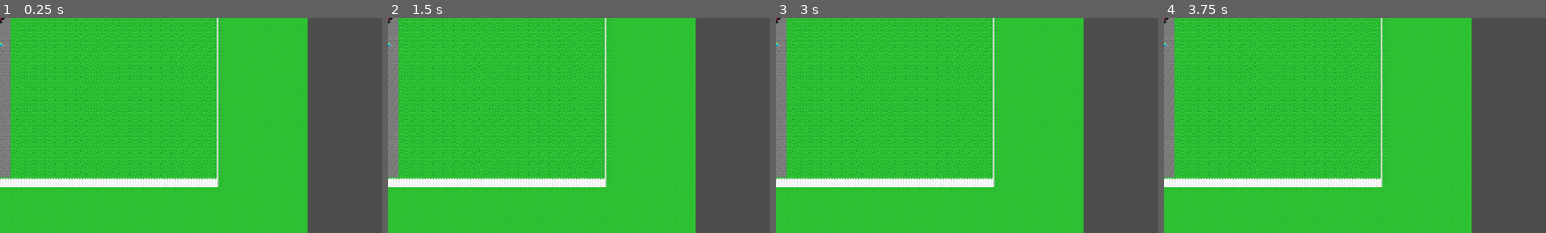
Above: before the commit, frames 1-4 (left to right).
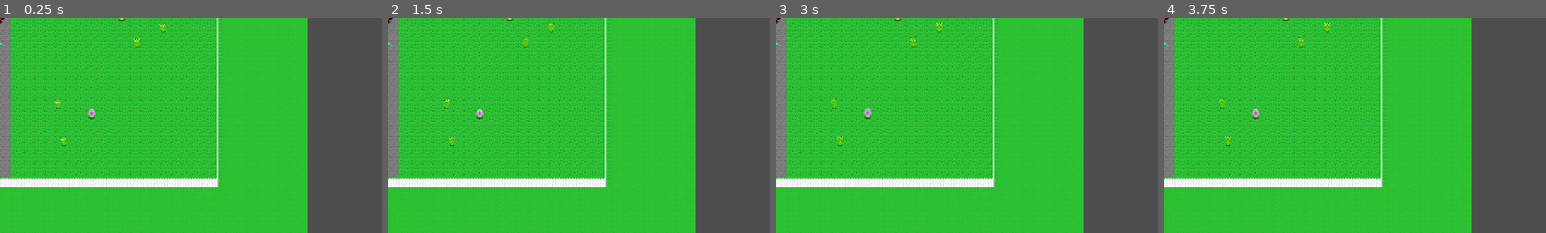
Above: after the commit, the same moments.

Repository: Birb-Games/the-legend-of-the-lawns
Game: Godot game, scene res://scenes/lawns/basic_lawn.tscn
Same seed, same stepped clock (60 frames per second), same inputs: the game is played once before the commit and once after it. This scene is started directly instead of the project's main scene.
Inputs (mouse positions are % of the whole screen's width and height, from its top left):
- Up to frame 1 (0.25 s): no input
- Up to frame 2 (1.5 s): move the mouse to (72, 45) at 0.52 s; hold D (move_right) 0.53-1.28 s; hold Space (interact) 0.53-1.28 s; move the mouse to (30, 55) at 1.27 s; hold S (move_down) from 1.28 s (still down); click (30, 55) at 1.35 s
- Up to frame 3 (3 s): tap Enter at 2 s; move the mouse to (60, 28) at 2.02 s; release S (move_down) at 2.03 s; hold D (move_right) 2.03-2.78 s; hold Space (interact) 2.03-2.78 s; move the mouse to (45, 70) at 2.77 s; hold W (move_up) from 2.78 s (still down); click (45, 70) at 2.85 s
- Up to frame 4 (3.75 s): tap Enter at 3.5 s; move the mouse to (80, 65) at 3.52 s; release W (move_up) at 3.53 s; hold A (move_left) from 3.53 s (still down); hold Space (interact) from 3.53 s (still down)
The pictures show only the part of the screen within x 0-50%, y 0-50%; the shares and areas given below are measured in that part.

The runs differ from the first frame. In frame 1, 0.3% of the frame differs, in the area x 14-44%, y 0-60%; in frame 2, 0.3%; in frame 3, 0.3%; in frame 4, 0.3%.

Commit message:
added enemy spawners

Diff:
--- /dev/null
+++ b/scenes/enemies/enemyspawner.tscn
@@ -0,0 +1,19 @@
+[gd_scene load_steps=6 format=3 uid="uid://bxgj76gitliya"]
+
+[ext_resource type="Script" uid="uid://dkr8c4yfj3ywc" path="res://scripts/enemies/enemyspawner.gd" id="1_27y88"]
+[ext_resource type="PackedScene" uid="uid://bhnk8apyedtit" path="res://scenes/enemies/weed.tscn" id="2_6fcck"]
+[ext_resource type="PackedScene" uid="uid://fqhlxrgabgqv" path="res://scenes/enemies/thornweed.tscn" id="3_2meu0"]
+[ext_resource type="PackedScene" uid="uid://bfrhyuagid5eh" path="res://scenes/enemies/mushroom.tscn" id="4_84gii"]
+
+[sub_resource type="CircleShape2D" id="CircleShape2D_6fcck"]
+radius = 80.0
+
+[node name="Enemyspawner" type="Node2D"]
+script = ExtResource("1_27y88")
+enemies = [ExtResource("2_6fcck"), ExtResource("3_2meu0"), ExtResource("4_84gii")]
+
+[node name="Area2D" type="Area2D" parent="."]
+editor_description = "Does nothing, only for editor use - shows the maximum points at which enemies can be spawned so as to avoid having enemies being spawned in strange places."
+
+[node name="CollisionShape2D" type="CollisionShape2D" parent="Area2D"]
+shape = SubResource("CircleShape2D_6fcck")
--- a/scenes/enemies/mushroom.tscn
+++ b/scenes/enemies/mushroom.tscn
@@ -136,7 +136,7 @@
 
 [node name="Shadow" type="Sprite2D" parent="."]
 position = Vector2(0, 9.33333)
-scale = Vector2(0.416667, 0.371795)
+scale = Vector2(0.416667, 0.410256)
 texture = ExtResource("1_uk2no")
 
 [node name="AnimatedSprite2D" type="AnimatedSprite2D" parent="."]
--- a/scenes/lawns/basic_lawn.tscn
+++ b/scenes/lawns/basic_lawn.tscn
@@ -1,6 +1,7 @@
-[gd_scene load_steps=2 format=4 uid="uid://cd2hhn1vl0cq4"]
+[gd_scene load_steps=3 format=4 uid="uid://cd2hhn1vl0cq4"]
 
 [ext_resource type="PackedScene" uid="uid://dxpn5t34f6wkw" path="res://scenes/lawns/lawn.tscn" id="1_c02vb"]
+[ext_resource type="PackedScene" uid="uid://bxgj76gitliya" path="res://scenes/enemies/enemyspawner.tscn" id="2_x1smj"]
 
 [node name="Lawn" instance=ExtResource("1_c02vb")]
 
@@ -15,3 +16,25 @@
 
 [node name="WaterGun" parent="." index="3"]
 position = Vector2(0, 42)
+
+[node name="Enemyspawner" parent="Spawners" index="0" instance=ExtResource("2_x1smj")]
+position = Vector2(-199, -112)
+
+[node name="Enemyspawner2" parent="Spawners" index="1" instance=ExtResource("2_x1smj")]
+position = Vector2(106, -152)
+spawn_count = 1
+
+[node name="Enemyspawner3" parent="Spawners" index="2" instance=ExtResource("2_x1smj")]
+position = Vector2(107, 150)
+
+[node name="Enemyspawner4" parent="Spawners" index="3" instance=ExtResource("2_x1smj")]
+position = Vector2(219, -5)
+spawn_count = 5
+
+[node name="Enemyspawner5" parent="Spawners" index="4" instance=ExtResource("2_x1smj")]
+position = Vector2(-207, 119)
+spawn_count = 1
+
+[node name="Enemyspawner6" parent="Spawners" index="5" instance=ExtResource("2_x1smj")]
+position = Vector2(-162, 144)
+spawn_count = 1
--- a/scenes/lawns/lawn.tscn
+++ b/scenes/lawns/lawn.tscn
@@ -23,3 +23,5 @@
 
 [node name="WaterGun" parent="." instance=ExtResource("4_p5gcc")]
 position = Vector2(1.66893e-06, -24)
+
+[node name="Spawners" type="Node2D" parent="."]
--- /dev/null
+++ b/scripts/enemies/enemyspawner.gd
@@ -0,0 +1,114 @@
+extends Node2D
+
+@export var enemies: Array[PackedScene]
+@export var difficulty: int = 0
+@export var enemy_probability: float = 1.0
+# Set this to 0 if you want a random number of enemies
+# This should probably be a value <= 7
+@export var spawn_count: int = 0
+
+# Weights of enemy counts
+func get_enemy_count() -> int:
+	var counts = []
+	match difficulty:
+		0:
+			counts = [ 3, 1, 1 ]
+		1:
+			counts = [ 3, 3, 1 ]
+		2:
+			counts = [ 5, 3, 1 ]
+		3:
+			counts = [ 5, 3, 3, 3 ]
+		4:
+			counts = [ 5, 3 ]
+		5:
+			counts = [ 5, 5, 3 ]
+		6:
+			counts = [ 7, 5, 3 ]
+		_:
+			counts = [ 7, 5 ]
+
+	return counts[randi() % len(counts)]
+
+# Doesn't have to add to 1.0, weighted proportionally
+func get_enemy_weights() -> Array[float]:
+	match difficulty:
+		0:
+			return [ 3.0, 1.0, 1.0 ]
+		1:
+			return [ 2.0, 1.0, 1.0 ]
+		_:
+			return [ 1.0, 1.0, 1.0 ]
+
+func get_rand_enemy_ind(weights: Array[float]) -> int:
+	var total = 0.0
+	for w in weights:
+		total += w
+	if total == 0.0:
+		return 0
+
+	var val = randf()
+	var current_total = 0.0
+	for i in range(len(weights)):
+		var weight = weights[i] / total
+		if val >= current_total and val < current_total + weight:
+			return i
+		current_total += weight
+
+	return max(len(weights) - 1, 0)
+
+func gen_enemy_positions(count: int) -> Array[Vector2]:
+	var radius = 32.0 + count * 4.0
+	var start_angle = randf() * PI * 2.0
+	var positions: Array[Vector2] = []
+	for i in range(count):
+		var angle = start_angle + i * 2.0 * PI / count
+		var dist = radius - 20.0 * randf()
+		var x = cos(angle) * dist
+		var y = sin(angle) * dist
+		positions.append(Vector2(x, y))
+	return positions
+
+# Spawns only one type of enemy
+func spawn_single_type(count: int) -> void:
+	var weights = get_enemy_weights()
+	var index = get_rand_enemy_ind(weights)
+
+	if count == 1:
+		var enemy = enemies[index].instantiate()
+		add_child(enemy)
+		return
+
+	var positions = gen_enemy_positions(count)
+	for i in range(count):
+		var enemy = enemies[index].instantiate()
+		enemy.position = positions[i]
+		add_child(enemy)
+
+# Spawns multiple types of enemies
+func spawn_rand_types(count: int) -> void:
+	var weights = get_enemy_weights()
+
+	var positions = gen_enemy_positions(count)
+	for i in range(count):
+		var index = get_rand_enemy_ind(weights)
+		var enemy = enemies[index].instantiate()
+		enemy.position = positions[i]
+		add_child(enemy)
+
+func _ready() -> void:
+	if randf() > enemy_probability:
+		return
+
+	var enemy_count = spawn_count
+	if enemy_count == 0:
+		enemy_count = get_enemy_count()
+
+	if enemy_count == 1:
+		spawn_single_type(1)
+		return
+
+	if randi() % 4 == 0:
+		spawn_single_type(enemy_count)
+	else:
+		spawn_rand_types(enemy_count)
Not shown, added: scripts/enemies/enemyspawner.gd.uid
